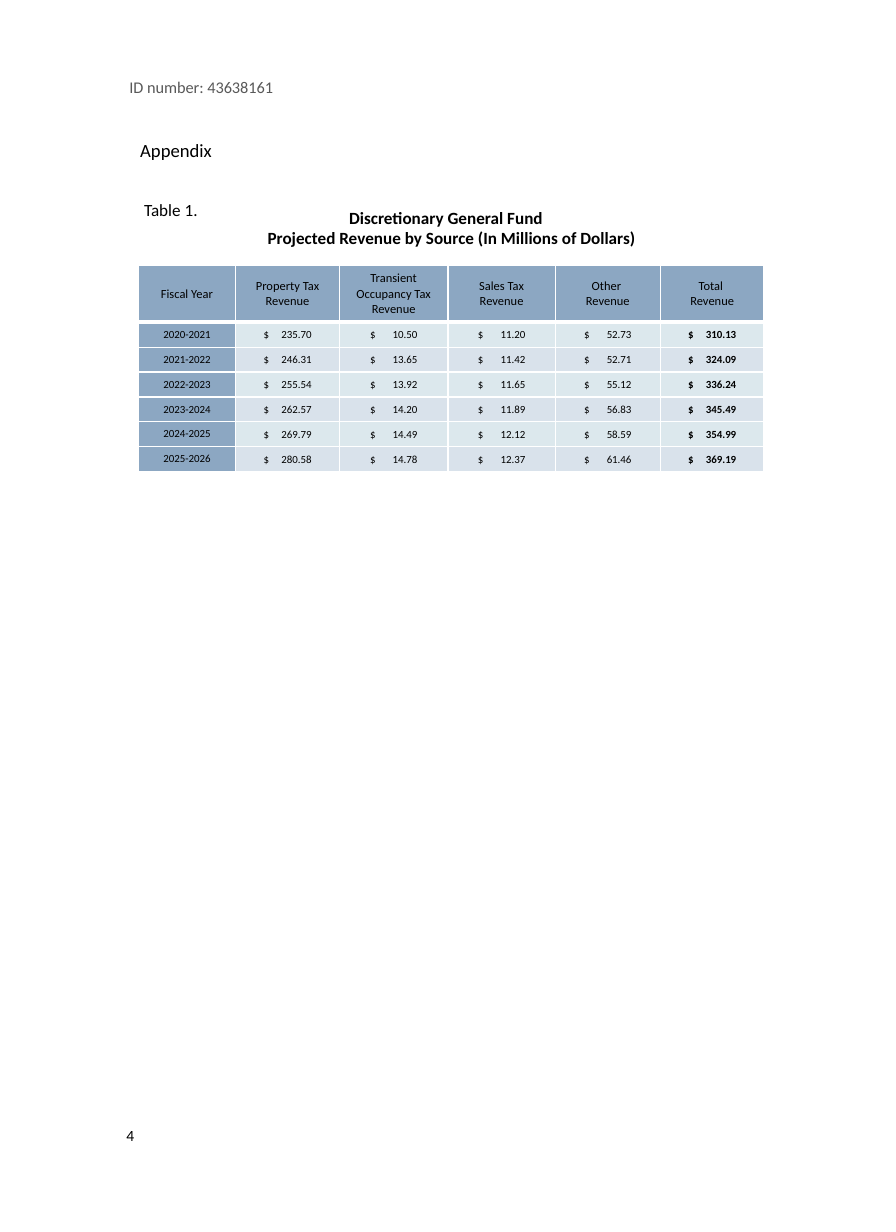
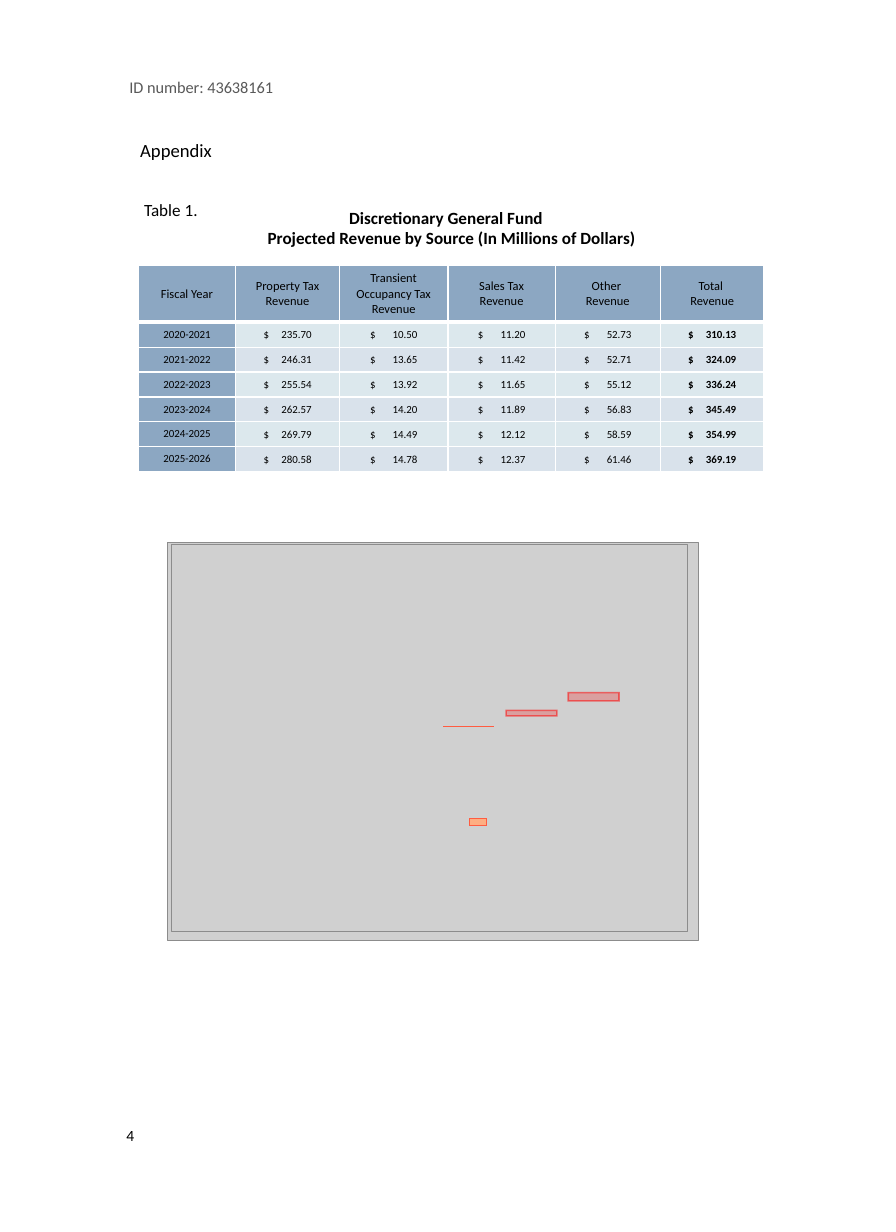
Before and after one commit to gillsarah/5yr_govt_forecast_viz, a slide deck: slide 4 of SB 5yr forecast viz -writup.pptx. Drawn at 896x1232 pixels with LibreOffice and Linux fonts; fonts in the diff are those of the drawing; grey boxes stand for pictures. Boxes give left, top, right and bottom in pixels: in the first picture for what was removed or moved away, otherwise in the second. Text is boxed around its words. In the diff, an @@ line names an element or a change of style, - is before the commit and + after.

```diff
--- a/SB 5yr forecast viz -writup.pptx
+++ b/SB 5yr forecast viz -writup.pptx
@@ picture added at bbox=[168, 542, 699, 940] @@
@@ picture added at bbox=[171, 544, 687, 931] @@
@@ rectangle added at bbox=[506, 710, 557, 716], fill #FF0000 at 23% opacity, outline #FF0000 1 pt @@
@@ rectangle added at bbox=[568, 693, 618, 701], fill #FF0000 at 23% opacity, outline #FF0000 1 pt @@
@@ line added from (444, 727) to (494, 727), #FF5C41 1 pt @@
@@ rectangle added at bbox=[469, 819, 486, 825], fill #FEAE82, outline #FF5C41 1 pt @@
```
Also in this commit, not shown: 11 other files.
